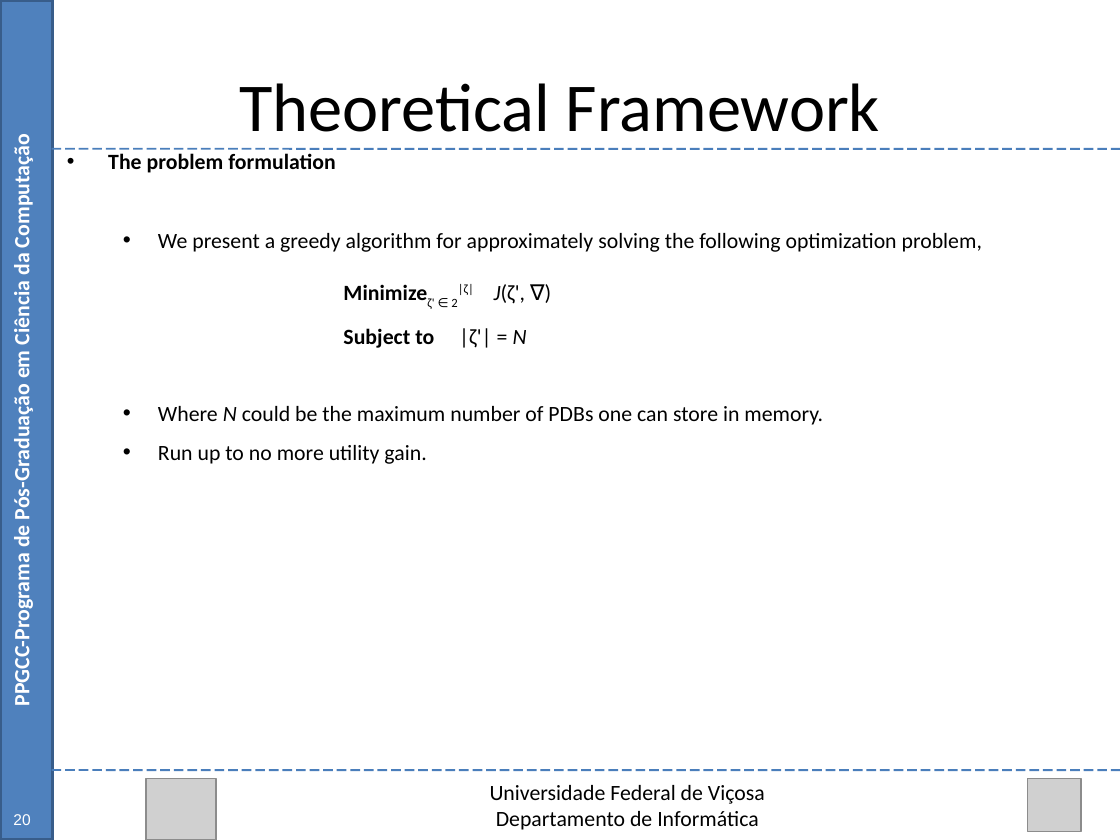
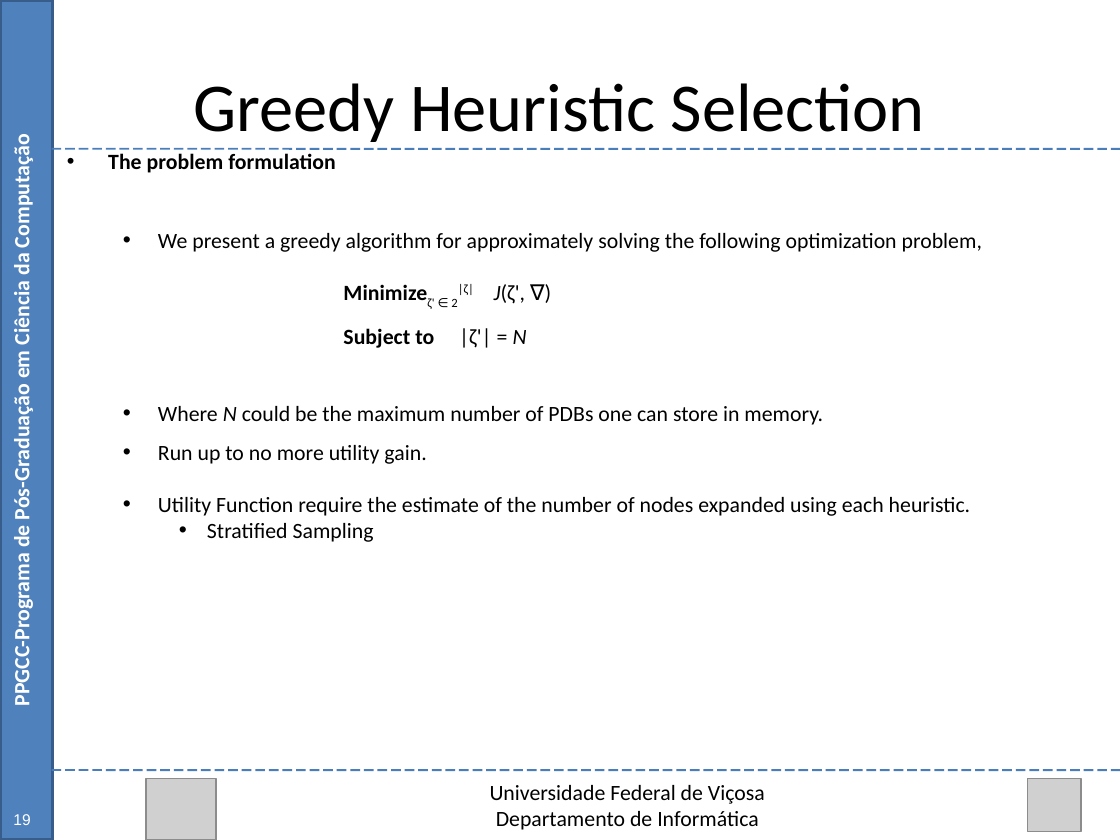
Before and after one commit to Marvinsky/research-marvin, a slide deck: slide 24 of latex/odp/selection heuristics.odp (slide 21 before the commit). Drawn at 1120x840 pixels with LibreOffice and Linux fonts; fonts in the diff are those of the drawing; grey boxes stand for pictures. Boxes give left, top, right and bottom in pixels: in the first picture for what was removed or moved away, otherwise in the second. Text is boxed around its words. In the diff, an @@ line names an element or a change of style, - is before the commit and + after.

Commit message:
11/09/15 update selection heuristics.odp

```diff
--- a/latex/odp/selection heuristics.odp
+++ b/latex/odp/selection heuristics.odp
@@ text at [194,83,925,142]: text changed @@
-Theoretical Framework
+Greedy Heuristic Selection
@@ text at [158,497,971,542]: paragraphs added @@
+  • Utility Function require the estimate of the number of nodes expanded using each heuristic.
+    • Stratified Sampling
@@ text at [13,814,30,825]: text changed @@
-20
+19
```
Also in this commit, not shown: 33 other slides changed, 16 slides added.
